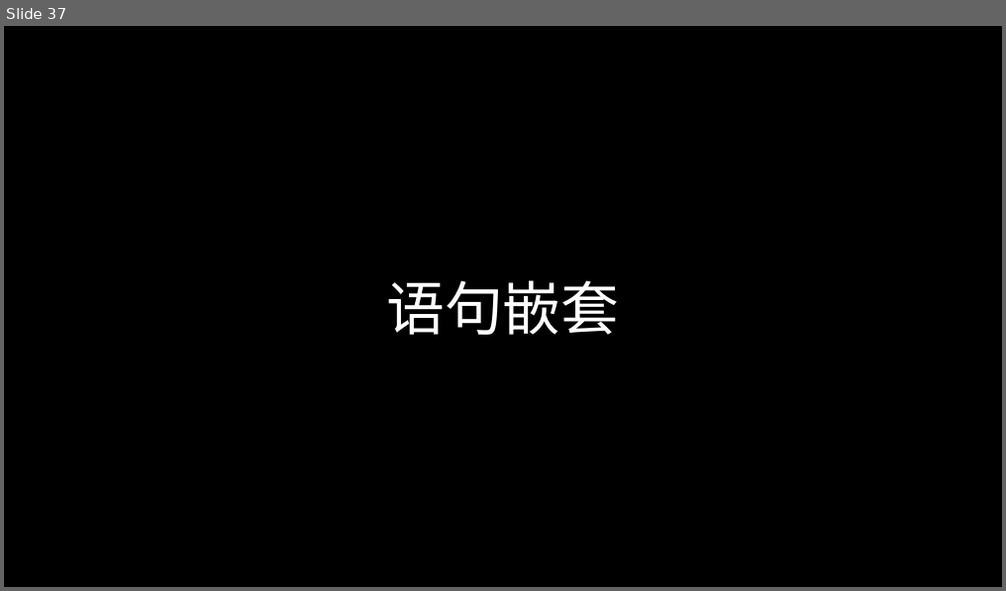
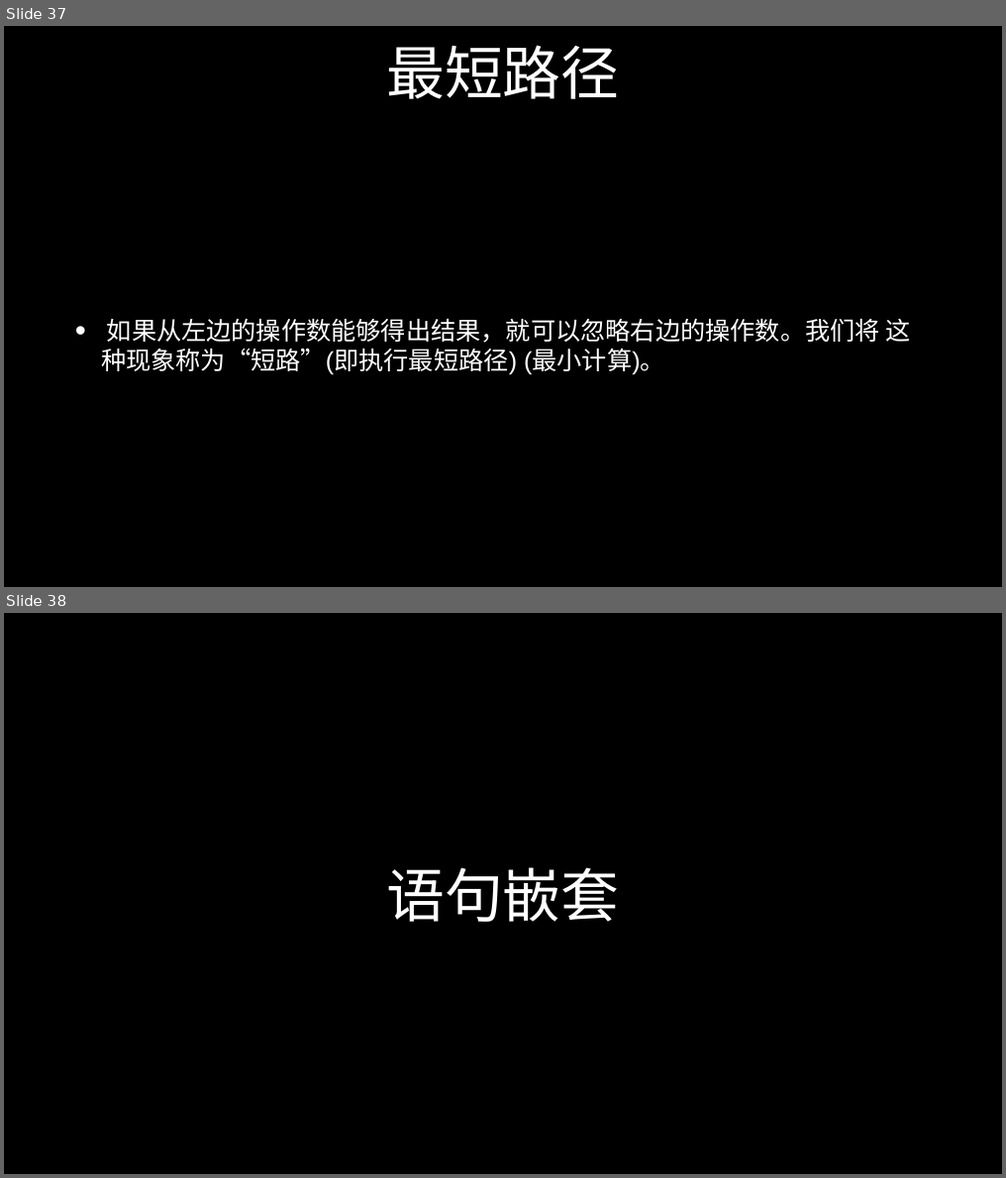
Before and after one commit to zmclass/web-study, a slide deck: 2019-10-28/ppt/javascript.pptx. Shown one above the other, each under a label of ours: slide 37 before the commit, slides 37 and 38 after it. The pictures are 1006x591 and 1006x1178 pixels, drawn with LibreOffice and Linux fonts; fonts in the diff are those of the drawing. Boxes give left, top, right and bottom in pixels: in the first picture for what was removed or moved away, otherwise in the second. Text is boxed around its words. In the diff, an @@ line names an element or a change of style, - is before the commit and + after.

```diff
--- a/2019-10-28/ppt/javascript.pptx
+++ b/2019-10-28/ppt/javascript.pptx
@@ slide 37 added at box(4, 26, 1002, 587), background #000000 @@
@@ title added at box(386, 45, 619, 99), 112 pt, text #FFFFFF @@
+最短路径
@@ text added at box(101, 318, 911, 375), 48 pt, text #FFFFFF @@
+• 如果从左边的操作数能够得出结果，就可以忽略右边的操作数。我们将 这种现象称为“短路”(即执行最短路径) (最小计算)。
@@ what was slide 37 is now slide 38 @@
```
Also in this commit, not shown: 6 slides changed, 10 other files.
